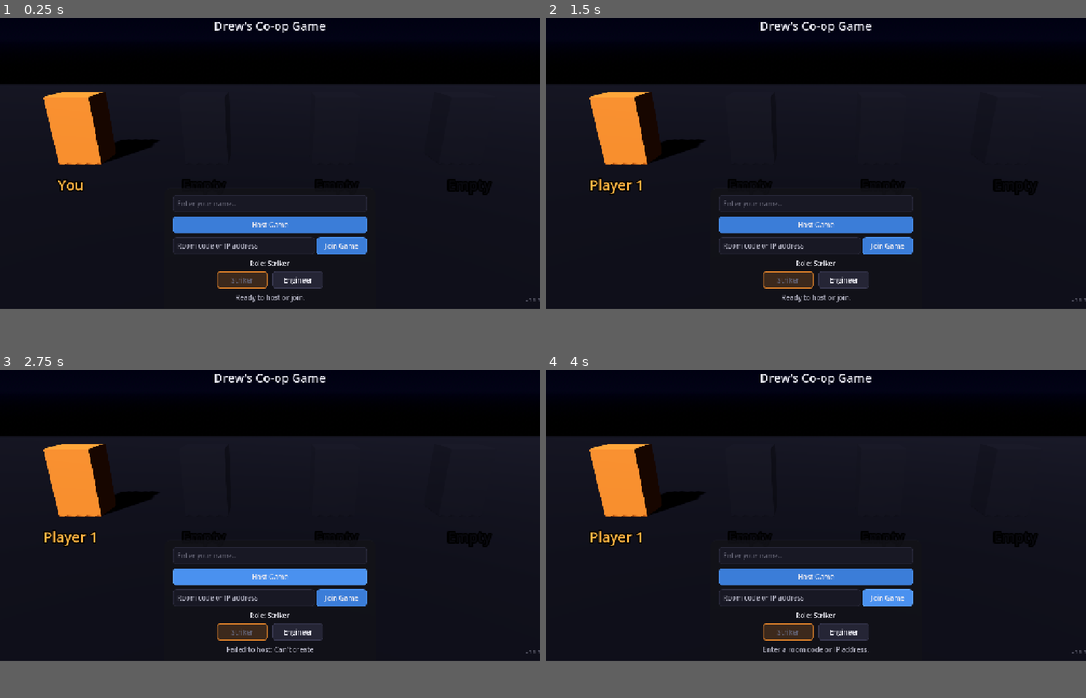
Above: before the commit, frames 1-4 (two rows, left to right).
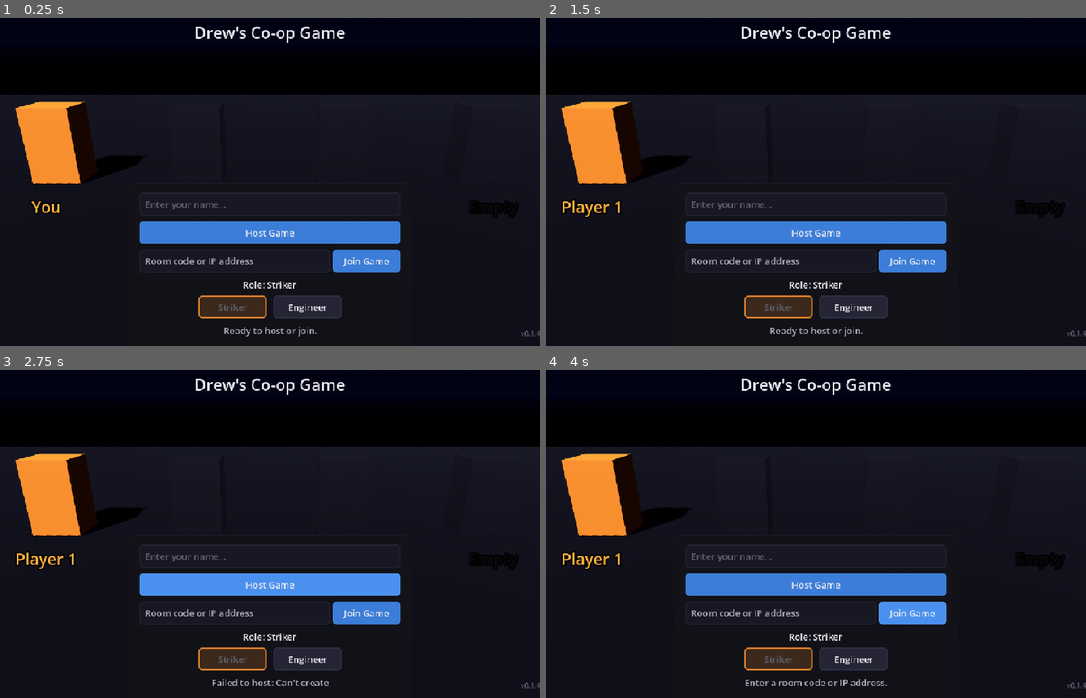
Above: after the commit, the same moments.

Repository: McSchnizzle/drew-coop-game
Game: Godot game, scene res://scenes/lobby.tscn
The game is run twice, just before and just after one commit, with the same random seed, the same clock (stepped at 60 frames per second) and the same inputs.
Inputs:
- Up to frame 1 (0.25 s): no input
- Up to frame 2 (1.5 s): click "Engineer" at 0.5 s; click "Striker" at 1.25 s
- Up to frame 3 (2.75 s): click "Host Game" at 2 s
- Up to frame 4 (4 s): click "Join Game" at 2.75 s; hold D (move_right) from 3.53 s (still down); tap L (ability) at 3.6 s
The window is 800x450 before the commit and 800x505 after it. Grey fills any space a smaller window leaves; there, only what the larger window draws over its background counts as a difference.

The runs differ from the first frame. In frame 1, 16% of the frame differs, in the area x 0-100%, y 1-98%; in frame 2, 16%; in frame 3, 16%; in frame 4, 16%.

Commit message:
Fix lobby input blocking and improve window resolution
- Add mouse_filter=IGNORE to StageViewportContainer so clicks reach UI controls
- Increase viewport to 1900x1200 with 2x stretch scale for Retina displays
- Add window resizable flag

Co-Authored-By: Claude Opus 4.6 <noreply@anthropic.com>

Diff:
--- a/game/project.godot
+++ b/game/project.godot
@@ -26,11 +26,12 @@
 
 [display]
 
-window/size/viewport_width=1280
-window/size/viewport_height=720
+window/size/viewport_width=1900
+window/size/viewport_height=1200
 window/size/resizable=true
 window/stretch/mode="canvas_items"
 window/stretch/aspect="expand"
+window/stretch/scale=2.0
 
 [input]
 
--- a/game/scenes/lobby.tscn
+++ b/game/scenes/lobby.tscn
@@ -211,6 +211,7 @@
 anchor_bottom = 1.0
 grow_horizontal = 2
 grow_vertical = 2
+mouse_filter = 2
 stretch = true
 
 [node name="SubViewport" type="SubViewport" parent="StageViewportContainer" unique_id=1806166701]
--- a/game/version.cfg
+++ b/game/version.cfg
@@ -1,2 +1,2 @@
 [version]
-version="0.1.3"
+version="0.1.4"
